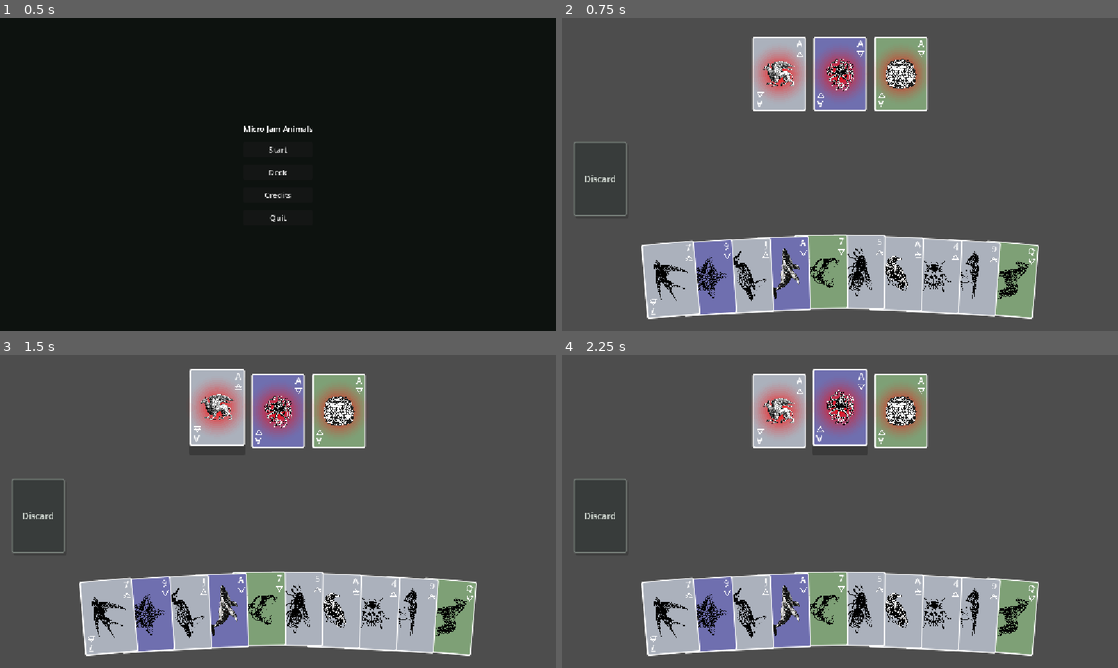
Above: before the commit, frames 1-4 (two rows, left to right).
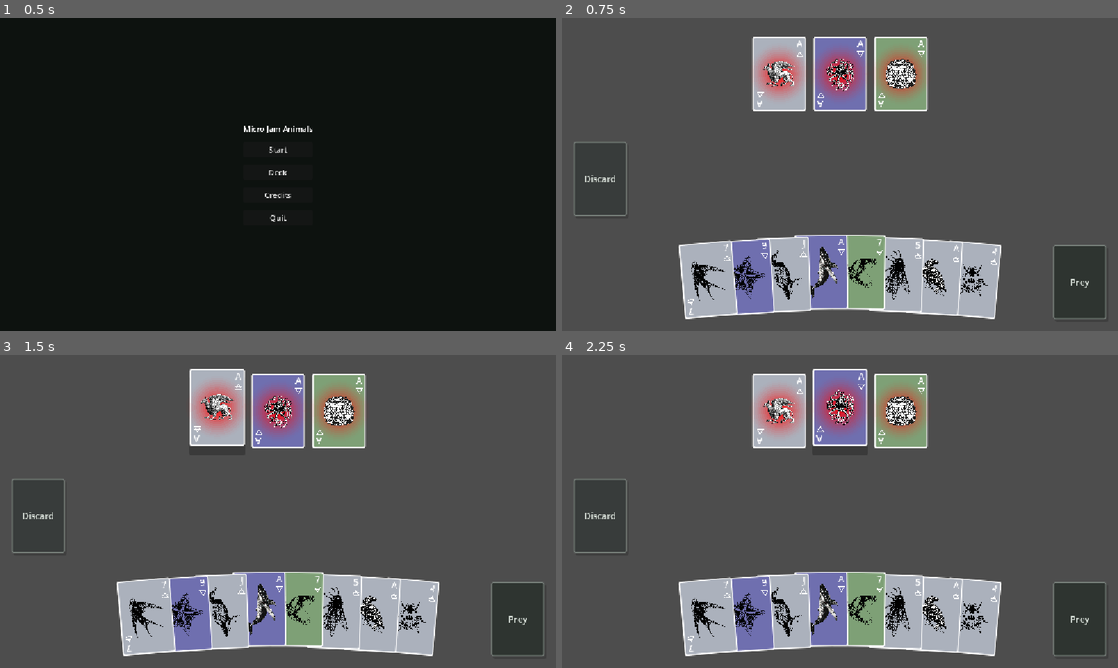
Above: after the commit, the same moments.

Repository: Chipi-Chapa-Corp/micro-jam-animals
Game: Godot game, scene res://scenes/main-menu/scene.tscn
Same seed, same stepped clock (60 frames per second), same inputs: the game is played once before the commit and once after it.
Inputs (mouse positions are in pixels of both pictures, inside the frame that each line leads up to):
- Up to frame 1 (0.5 s): no input
- Up to frame 2 (0.75 s): click "Start" at 0.5 s
- Up to frame 3 (1.5 s): tap Enter at 1.25 s; move the mouse to (216, 411) at 1.27 s; click (216, 411) at 1.42 s
- Up to frame 4 (2.25 s): tap Space at 2 s; move the mouse to (840, 411) at 2.02 s; click (840, 411) at 2.17 s

Frame 1 is identical in both runs. In frame 2, 15% of the frame differs, in the area x 14-98%, y 69-97%; in frame 3, 15%; in frame 4, 15%.

Commit message:
feat: draw animation

Diff:
--- a/globals/game_state.gd
+++ b/globals/game_state.gd
@@ -12,8 +12,8 @@
 const DEFAULT_HEALTH: int = 100
 const DEFAULT_ROUND: int = 0
 const RANDOM_PREDATOR_HAND_COUNT: int = -1
-const DEFAULT_PLAYER_HAND_COUNT: int = 10
-const DEFAULT_PLAYER_DISCARDS_COUNT: int = 1
+const DEFAULT_PLAYER_HAND_COUNT: int = 8
+const DEFAULT_PLAYER_DISCARDS_COUNT: int = 2
 const MAX_PLAYER_TABLE_CARDS: int = 5
 const MAX_PLAYER_DISCARD_CARDS: int = MAX_PLAYER_TABLE_CARDS
 const ERROR_PLAYER_TABLE_FULL: String = "player_table_full"
@@ -186,10 +186,11 @@
 	var next_player_hand := get_player_hand()
 	next_player_hand.append_array(new_cards)
 	set_player_hand(next_player_hand)
-	_set_player_discards_count(_player_discards_count - 1)
+	var next_player_discards_count := _player_discards_count - 1
 	player_cards_discarded.emit(
-		_duplicate_cards(discarded_cards), _duplicate_cards(new_cards), _player_discards_count
+		_duplicate_cards(discarded_cards), _duplicate_cards(new_cards), next_player_discards_count
 	)
+	_set_player_discards_count(next_player_discards_count)
 	return _duplicate_cards(new_cards)
 
 
--- a/scenes/card/script.gd
+++ b/scenes/card/script.gd
@@ -161,6 +161,59 @@
 	return move_tween
 
 
+func prepare_draw_from_pile(target_z_index: int) -> void:
+	if _hover_tween:
+		_hover_tween.kill()
+	if _shake_tween:
+		_shake_tween.kill()
+
+	mouse_filter = Control.MOUSE_FILTER_IGNORE
+	pivot_offset = size * 0.5
+	z_index = target_z_index
+	rotation_degrees = 0.0
+	face.position = _base_face_position
+	face.rotation_degrees = 0.0
+	shadow.position = _base_shadow_position
+	shadow.scale = Vector2.ONE
+	shadow.modulate = BASE_SHADOW_MODULATE
+	modulate = Color.WHITE
+	_show_back()
+	back.scale = Vector2.ONE
+	face.scale = Vector2(-FLIP_EDGE_SCALE_X, 1.0)
+
+
+func tween_draw_to(
+	target_global_position: Vector2,
+	target_rotation_degrees: float,
+	target_z_index: int,
+	move_duration: float,
+	flip_duration: float
+) -> Tween:
+	if _hover_tween:
+		_hover_tween.kill()
+	if _shake_tween:
+		_shake_tween.kill()
+
+	prepare_draw_from_pile(target_z_index)
+
+	var move_tween := create_tween()
+	move_tween.set_trans(Tween.TRANS_CUBIC)
+	move_tween.set_ease(Tween.EASE_IN_OUT)
+	move_tween.tween_property(self, "global_position", target_global_position, move_duration)
+	move_tween.parallel().tween_property(
+		self, "rotation_degrees", target_rotation_degrees, move_duration
+	)
+
+	var flip_tween := create_tween()
+	flip_tween.set_trans(Tween.TRANS_SINE)
+	flip_tween.set_ease(Tween.EASE_IN_OUT)
+	flip_tween.tween_property(back, "scale", Vector2(-FLIP_EDGE_SCALE_X, 1.0), flip_duration * 0.44)
+	flip_tween.tween_callback(Callable(self, "_show_front_from_draw"))
+	flip_tween.tween_property(face, "scale", Vector2.ONE, flip_duration * 0.56)
+
+	return move_tween
+
+
 func _refresh_art() -> void:
 	if not is_node_ready():
 		return
@@ -321,6 +374,12 @@
 	back.visible = true
 
 
+func _show_front_from_draw() -> void:
+	face.visible = true
+	face.scale = Vector2(-FLIP_EDGE_SCALE_X, 1.0)
+	back.visible = false
+
+
 func _get_pickup_tilt_degrees() -> float:
 	var card_width := maxf(size.x, 1.0)
 	var local_mouse := get_local_mouse_position()
--- a/scenes/game/scene.tscn
+++ b/scenes/game/scene.tscn
@@ -1,10 +1,11 @@
-[gd_scene load_steps=6 format=3 uid="uid://b8uhk6wgsyvr"]
+[gd_scene load_steps=7 format=3 uid="uid://b8uhk6wgsyvr"]
 
 [ext_resource type="Script" uid="uid://dis1x4i75bhd7" path="res://scenes/game/script.gd" id="1_game"]
 [ext_resource type="PackedScene" path="res://scenes/predator_deck/scene.tscn" id="2_tepwh"]
 [ext_resource type="PackedScene" path="res://scenes/prey_deck/scene.tscn" id="3_prey_deck"]
 [ext_resource type="PackedScene" path="res://scenes/player_hand_deck/scene.tscn" id="4_player_hand_deck"]
 [ext_resource type="PackedScene" path="res://scenes/discard_pile/scene.tscn" id="5_discard_pile"]
+[ext_resource type="PackedScene" path="res://scenes/prey_pile/scene.tscn" id="6_prey_pile"]
 
 [node name="Game" type="Node2D" unique_id=549444923]
 script = ExtResource("1_game")
@@ -55,6 +56,20 @@
 grow_horizontal = 2
 
 [node name="PlayerHandDeck" parent="UI/PlayerHandDeckContainer" unique_id=1911056388 instance=ExtResource("4_player_hand_deck")]
+
+[node name="PreyPile" parent="UI" instance=ExtResource("6_prey_pile")]
+layout_mode = 1
+anchors_preset = 8
+anchor_left = 1.0
+anchor_top = 1.0
+anchor_right = 1.0
+anchor_bottom = 1.0
+offset_left = -134.0
+offset_top = -178.0
+offset_right = -24.0
+offset_bottom = -24.0
+grow_horizontal = 0
+grow_vertical = 0
 
 [node name="CardAnimationLayer" type="Control" parent="UI" unique_id=430342872]
 layout_mode = 3
--- a/scenes/game/script.gd
+++ b/scenes/game/script.gd
@@ -7,12 +7,16 @@
 const CARD_MOVE_SCALE: Vector2 = Vector2(1.08, 1.08)
 const CARD_MOVE_SCALE_DURATION: float = 0.08
 const CARD_MOVE_LAYOUT_FRAMES: int = 3
+const CARD_DRAW_MOVE_DURATION: float = 0.58
+const CARD_DRAW_FLIP_DURATION: float = 0.24
+const CARD_DRAW_STAGGER_DURATION: float = 0.08
 
 @onready var pause_menu: Control = $UI/PauseMenu
 @onready var card_animation_layer: Control = $UI/CardAnimationLayer
 @onready var discard_pile: DiscardPile = $UI/PreyDeckContainer/DiscardPile
 @onready var prey_deck: PreyDeck = $UI/PreyDeckContainer/PreyDeckCenter/PreyDeck
 @onready var player_hand_deck: PlayerHandDeck = $UI/PlayerHandDeckContainer/PlayerHandDeck
+@onready var prey_pile: PreyPile = $UI/PreyPile
 
 var _is_discard_animating: bool = false
 
@@ -22,6 +26,7 @@
 	prey_deck.card_move_animation_requested.connect(_on_prey_card_move_animation_requested)
 	discard_pile.hover_changed.connect(_on_discard_pile_hover_changed)
 	discard_pile.clicked.connect(_on_discard_pile_clicked)
+	GameState.player_cards_discarded.connect(_on_player_cards_discarded)
 
 
 func _unhandled_input(event: InputEvent) -> void:
@@ -71,6 +76,28 @@
 	_is_discard_animating = true
 	await prey_deck.move_cards_to_discard(discard_pile.get_drop_global_position())
 	_is_discard_animating = false
+
+
+func _on_player_cards_discarded(
+	_discarded_cards: Array, new_cards: Array, _player_discards_count: int
+) -> void:
+	if new_cards.is_empty():
+		return
+
+	prey_pile.begin_draw_animations()
+	var from_global_position := prey_pile.get_draw_global_position()
+	for index in range(new_cards.size()):
+		var card = new_cards[index]
+		if card is Dictionary:
+			if index == new_cards.size() - 1:
+				await _animate_card_draw_from_pile(card, from_global_position)
+			else:
+				_animate_card_draw_from_pile(card, from_global_position)
+
+			if index < new_cards.size() - 1:
+				await get_tree().create_timer(CARD_DRAW_STAGGER_DURATION).timeout
+
+	prey_pile.end_draw_animations()
 
 
 func _animate_card_move(
@@ -137,6 +164,68 @@
 		target_card.mouse_filter = target_mouse_filter
 
 
+func _animate_card_draw_from_pile(card: Dictionary, from_global_position: Vector2) -> void:
+	var card_id := str(card.get("id", ""))
+	var target_card := _get_target_card(player_hand_deck, card_id)
+	var target_modulate := Color.WHITE
+	var target_mouse_filter := Control.MOUSE_FILTER_STOP
+	if target_card:
+		target_modulate = target_card.modulate
+		target_mouse_filter = target_card.mouse_filter
+		target_card.modulate.a = 0.0
+		target_card.mouse_filter = Control.MOUSE_FILTER_IGNORE
+
+	var moving_card := CARD_SCENE.instantiate() as CardScene
+	moving_card.configure(
+		CARD_KIND,
+		str(card.get("suit", "")),
+		int(card.get("value", 0)),
+		float(card.get("scale", moving_card.art_scale)),
+		float(card.get("rotation", moving_card.art_rotation_degrees))
+	)
+	moving_card.mouse_filter = Control.MOUSE_FILTER_IGNORE
+
+	if is_instance_valid(target_card):
+		player_hand_deck.add_child(moving_card)
+		moving_card.z_index = target_card.z_index
+	else:
+		card_animation_layer.add_child(moving_card)
+		moving_card.z_index = 1000
+
+	moving_card.prepare_draw_from_pile(moving_card.z_index)
+	moving_card.pivot_offset = moving_card.size * 0.5
+	moving_card.global_position = from_global_position
+	moving_card.rotation_degrees = 0.0
+
+	for _frame_index in range(CARD_MOVE_LAYOUT_FRAMES):
+		await get_tree().process_frame
+
+		if not is_inside_tree():
+			moving_card.queue_free()
+			return
+
+		moving_card.global_position = from_global_position
+		moving_card.rotation_degrees = 0.0
+
+	var to_global_position := from_global_position
+	var to_rotation_degrees := 0.0
+	var to_z_index := moving_card.z_index
+	if is_instance_valid(target_card):
+		to_global_position = target_card.global_position
+		to_rotation_degrees = target_card.rotation_degrees
+		to_z_index = target_card.z_index
+
+	var tween := moving_card.tween_draw_to(
+		to_global_position, to_rotation_degrees, to_z_index, CARD_DRAW_MOVE_DURATION, CARD_DRAW_FLIP_DURATION
+	)
+	await tween.finished
+
+	moving_card.queue_free()
+	if is_instance_valid(target_card):
+		target_card.modulate = target_modulate
+		target_card.mouse_filter = target_mouse_filter
+
+
 func _get_target_card(target_deck: Node, card_id: String) -> CardScene:
 	if target_deck.has_method("get_card_by_id"):
 		return target_deck.get_card_by_id(card_id) as CardScene
--- a/scenes/prey_deck/script.gd
+++ b/scenes/prey_deck/script.gd
@@ -12,6 +12,7 @@
 const DISCARD_HOVER_DURATION: float = 0.16
 const DISCARD_MOVE_DURATION: float = 0.58
 const DISCARD_FLIP_DURATION: float = 0.24
+const DISCARD_STAGGER_DURATION: float = 0.08
 const SHIFT_DURATION: float = 0.14
 const TABLE_INDEX_META: String = "prey_deck_index"
 
@@ -119,6 +120,9 @@
 			DISCARD_MOVE_DURATION,
 			DISCARD_FLIP_DURATION
 		)
+
+		if index < discard_cards.size() - 1:
+			await get_tree().create_timer(DISCARD_STAGGER_DURATION).timeout
 
 	if move_tween:
 		await move_tween.finished
--- /dev/null
+++ b/scenes/prey_pile/scene.tscn
@@ -0,0 +1,68 @@
+[gd_scene load_steps=4 format=3]
+
+[ext_resource type="Script" path="res://scenes/prey_pile/script.gd" id="1_prey_pile"]
+
+[sub_resource type="StyleBoxFlat" id="StyleBoxFlat_shadow"]
+bg_color = Color(0, 0, 0, 0.18)
+corner_radius_top_left = 4
+corner_radius_top_right = 4
+corner_radius_bottom_right = 4
+corner_radius_bottom_left = 4
+
+[sub_resource type="StyleBoxFlat" id="StyleBoxFlat_face"]
+bg_color = Color(0.18, 0.205, 0.19, 1)
+border_width_left = 2
+border_width_top = 2
+border_width_right = 2
+border_width_bottom = 2
+border_color = Color(0.46, 0.49, 0.47, 1)
+corner_radius_top_left = 4
+corner_radius_top_right = 4
+corner_radius_bottom_right = 4
+corner_radius_bottom_left = 4
+
+[node name="PreyPile" type="Control"]
+custom_minimum_size = Vector2(110, 154)
+layout_mode = 2
+offset_right = 110.0
+offset_bottom = 154.0
+mouse_filter = 2
+script = ExtResource("1_prey_pile")
+
+[node name="Shadow" type="Panel" parent="."]
+layout_mode = 1
+anchors_preset = 15
+anchor_right = 1.0
+anchor_bottom = 1.0
+offset_left = 4.0
+offset_top = 5.0
+offset_right = 4.0
+offset_bottom = 5.0
+grow_horizontal = 2
+grow_vertical = 2
+mouse_filter = 2
+theme_override_styles/panel = SubResource("StyleBoxFlat_shadow")
+
+[node name="Face" type="Panel" parent="."]
+layout_mode = 1
+anchors_preset = 15
+anchor_right = 1.0
+anchor_bottom = 1.0
+grow_horizontal = 2
+grow_vertical = 2
+mouse_filter = 2
+theme_override_styles/panel = SubResource("StyleBoxFlat_face")
+
+[node name="Label" type="Label" parent="Face"]
+layout_mode = 1
+anchors_preset = 15
+anchor_right = 1.0
+anchor_bottom = 1.0
+grow_horizontal = 2
+grow_vertical = 2
+mouse_filter = 2
+theme_override_colors/font_color = Color(0.88, 0.91, 0.88, 1)
+theme_override_font_sizes/font_size = 18
+text = "Prey"
+horizontal_alignment = 1
+vertical_alignment = 1
--- /dev/null
+++ b/scenes/prey_pile/script.gd
@@ -0,0 +1,73 @@
+extends Control
+class_name PreyPile
+
+const SLIDE_DURATION: float = 0.28
+const SLIDE_MARGIN: float = 24.0
+
+@onready var shadow: Panel = $Shadow
+@onready var face: Panel = $Face
+
+var _base_shadow_position: Vector2 = Vector2.ZERO
+var _base_face_position: Vector2 = Vector2.ZERO
+var _is_drawing_cards: bool = false
+var _pending_available: bool = true
+var _slide_tween: Tween
+
+
+func _ready() -> void:
+	_base_shadow_position = shadow.position
+	_base_face_position = face.position
+	GameState.player_discards_count_changed.connect(_on_player_discards_count_changed)
+	_pending_available = GameState.get_player_discards_count() > 0
+	_set_available(_pending_available, false)
+
+
+func get_draw_global_position() -> Vector2:
+	return face.global_position
+
+
+func begin_draw_animations() -> void:
+	_is_drawing_cards = true
+
+
+func end_draw_animations() -> void:
+	_is_drawing_cards = false
+	_set_available(_pending_available, true)
+
+
+func _on_player_discards_count_changed(player_discards_count: int) -> void:
+	_pending_available = player_discards_count > 0
+	if _is_drawing_cards and not _pending_available:
+		return
+
+	_set_available(_pending_available, true)
+
+
+func _set_available(is_available: bool, animate: bool) -> void:
+	if _slide_tween:
+		_slide_tween.kill()
+		_slide_tween = null
+
+	var target_offset := Vector2.ZERO
+	if not is_available:
+		target_offset = _get_offscreen_offset()
+
+	var target_shadow_position := _base_shadow_position + target_offset
+	var target_face_position := _base_face_position + target_offset
+
+	if not animate:
+		shadow.position = target_shadow_position
+		face.position = target_face_position
+		return
+
+	_slide_tween = create_tween()
+	_slide_tween.set_trans(Tween.TRANS_CUBIC)
+	_slide_tween.set_ease(Tween.EASE_IN_OUT)
+	_slide_tween.tween_property(shadow, "position", target_shadow_position, SLIDE_DURATION)
+	_slide_tween.parallel().tween_property(face, "position", target_face_position, SLIDE_DURATION)
+
+
+func _get_offscreen_offset() -> Vector2:
+	var viewport_width := get_viewport_rect().size.x
+	var offscreen_global_x := viewport_width + SLIDE_MARGIN
+	return Vector2(offscreen_global_x - global_position.x, 0.0)
Not shown, added: scenes/prey_pile/script.gd.uid
